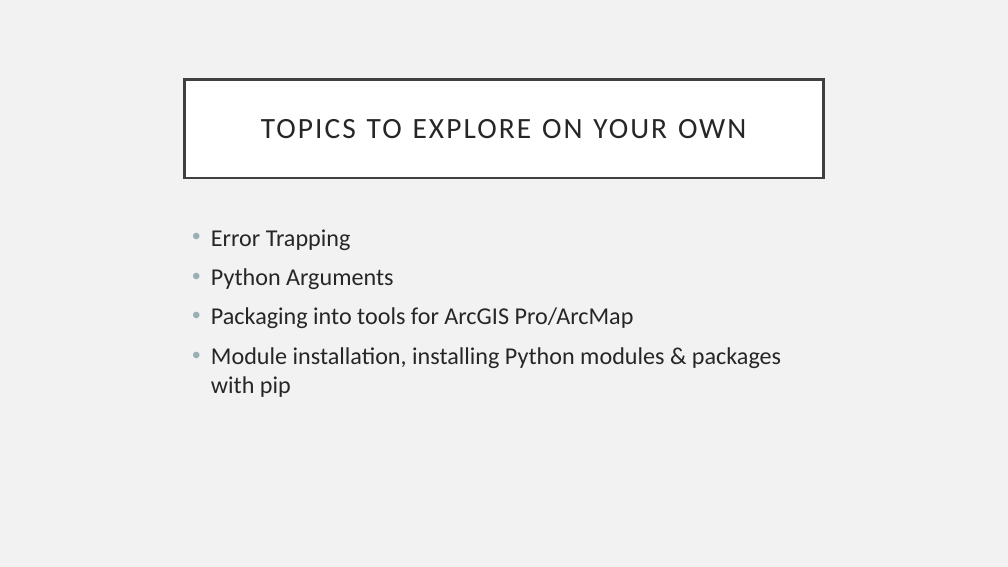
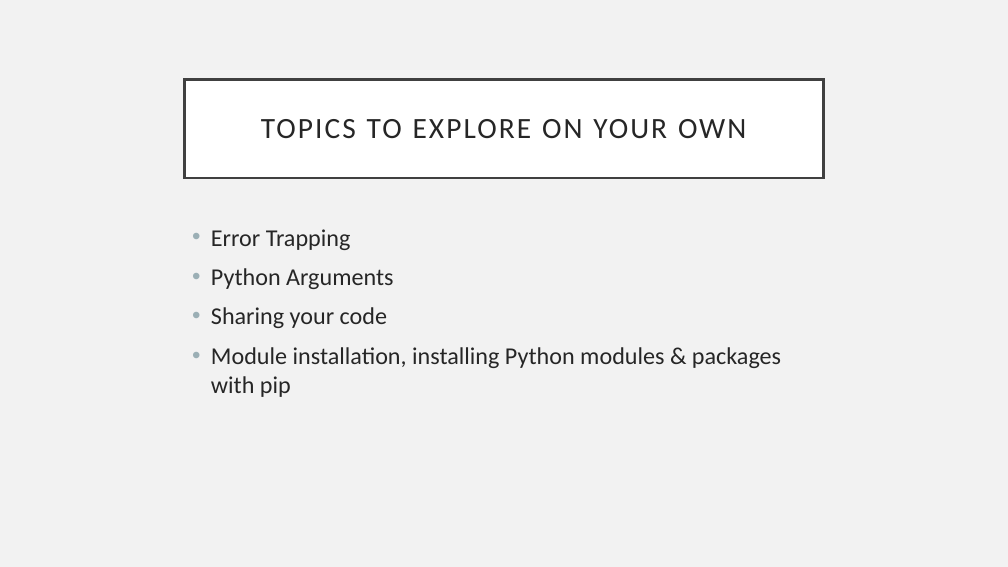
Before and after one commit to thoufer/IntroPythonDataTraining, a slide deck: slide 30 of additional_resources/HandsOnPythonClass_June25_2020.pptx. Drawn at 1008x567 pixels with LibreOffice and Linux fonts; fonts in the diff are those of the drawing. Boxes give left, top, right and bottom in pixels: in the first picture for what was removed or moved away, otherwise in the second. Text is boxed around its words. In the diff, an @@ line names an element or a change of style, - is before the commit and + after.

```diff
--- a/additional_resources/HandsOnPythonClass_June25_2020.pptx
+++ b/additional_resources/HandsOnPythonClass_June25_2020.pptx
@@ text at box(211, 307, 387, 328): text changed @@
-• Packaging into tools for ArcGIS Pro/ArcMap
+• Sharing your code
```
Also in this commit, not shown: 15 other slides changed.
